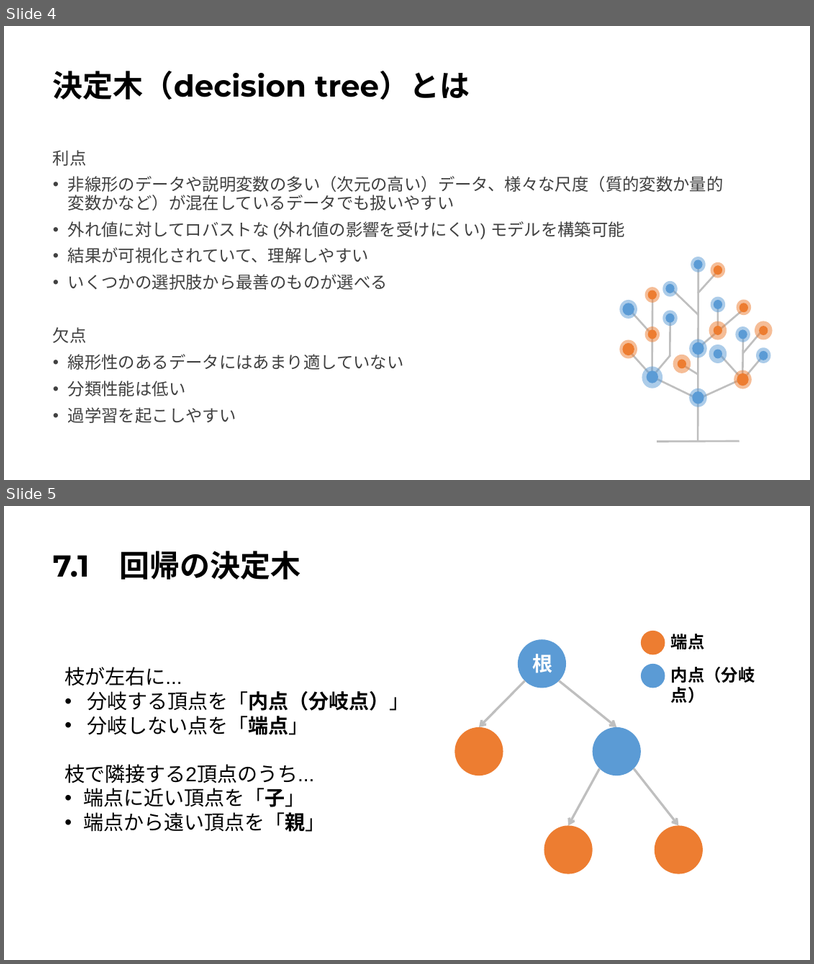
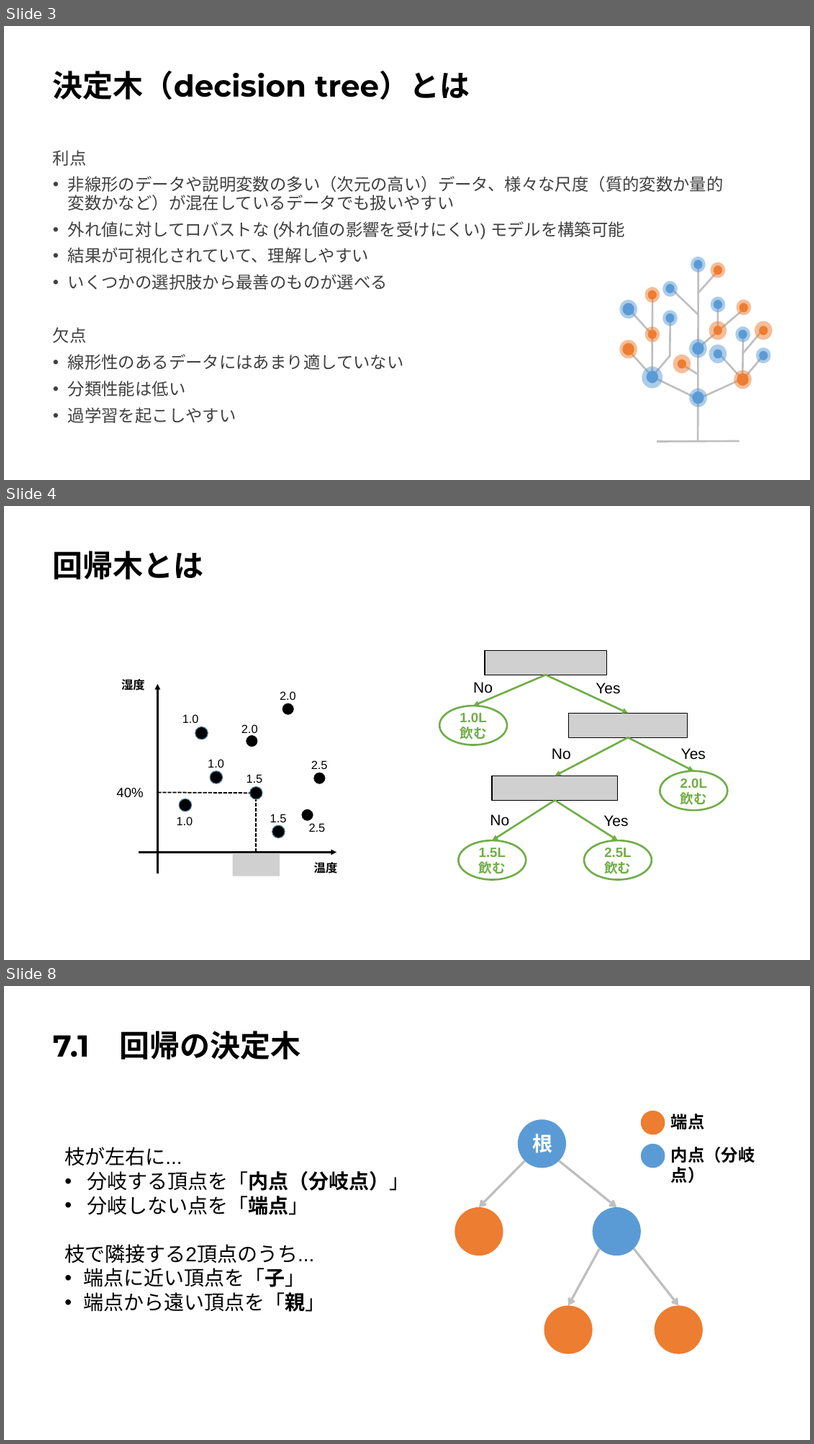
Before and after one commit to Harrry1206/-Graduation-research2, a slide deck: 第7章決定木.pptx. Shown one above the other, each under a label of ours: slides 4 and 5 before the commit, slides 3, 4 and 8 after it; the slides between them are not shown. The pictures are 814x964 and 814x1444 pixels, drawn with LibreOffice and Linux fonts; fonts in the diff are those of the drawing; grey boxes stand for pictures. Boxes give left, top, right and bottom in pixels: in the first picture for what was removed or moved away, otherwise in the second. Text is boxed around its words. In the diff, an @@ line names an element or a change of style, - is before the commit and + after.

```diff
--- a/第7章決定木.pptx
+++ b/第7章決定木.pptx
@@ slide 4 added at bbox=[4, 506, 810, 960], background #FFFFFF @@
@@ title added at bbox=[53, 551, 204, 579], 36 pt, text #000000, bold @@
+回帰木とは
@@ text added at bbox=[280, 691, 296, 700], 14 pt, text #000000 @@
+2.0
@@ text added at bbox=[473, 682, 493, 693], 18 pt, text #000000 @@
+No
@@ text added at bbox=[596, 682, 620, 694], 18 pt, text #000000 @@
+Yes
@@ text added at bbox=[183, 714, 199, 723], 14 pt, text #000000 @@
+1.0
@@ text added at bbox=[242, 724, 258, 733], 14 pt, text #000000 @@
+2.0
@@ text added at bbox=[208, 759, 224, 767], 14 pt, text #000000 @@
+1.0
@@ text added at bbox=[311, 760, 328, 769], 14 pt, text #000000 @@
+2.5
@@ text added at bbox=[552, 748, 571, 759], 18 pt, text #000000 @@
+No
@@ text added at bbox=[682, 748, 706, 759], 18 pt, text #000000 @@
+Yes
@@ text added at bbox=[247, 774, 263, 782], 14 pt, text #000000 @@
+1.5
@@ group added at bbox=[440, 651, 728, 880]: 6 arrows, 4 ellipses, 3 pictures @@
+1.0L
+飲む
+2.0L
+飲む
+2.5L
+飲む
+1.5L
+飲む
@@ text added at bbox=[177, 816, 193, 825], 14 pt, text #000000 @@
+1.0
@@ text added at bbox=[270, 813, 287, 825], 14 pt, text #000000 @@
+1.5
@@ text added at bbox=[309, 823, 326, 831], 14 pt, text #000000 @@
+2.5
@@ text added at bbox=[490, 814, 509, 826], 18 pt, text #000000 @@
+No
@@ text added at bbox=[604, 815, 628, 826], 18 pt, text #000000 @@
+Yes
@@ group added at bbox=[116, 679, 338, 876]: 9 ellipses, 3 texts, 2 arrows, 2 lines, 1 picture @@
+40%
+湿度
+温度
@@ what was slide 4 is now slide 3 @@
@@ what was slide 5 is now slide 8 @@
```
Also in this commit, not shown: 9 slides changed, 13 other slides added, 1 slide removed.
